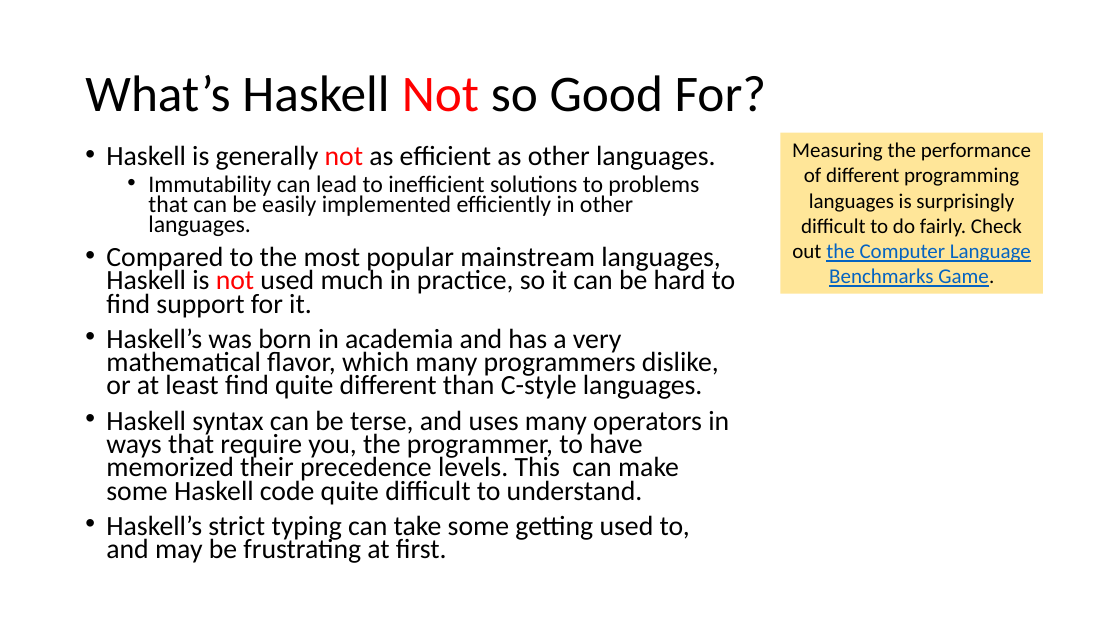
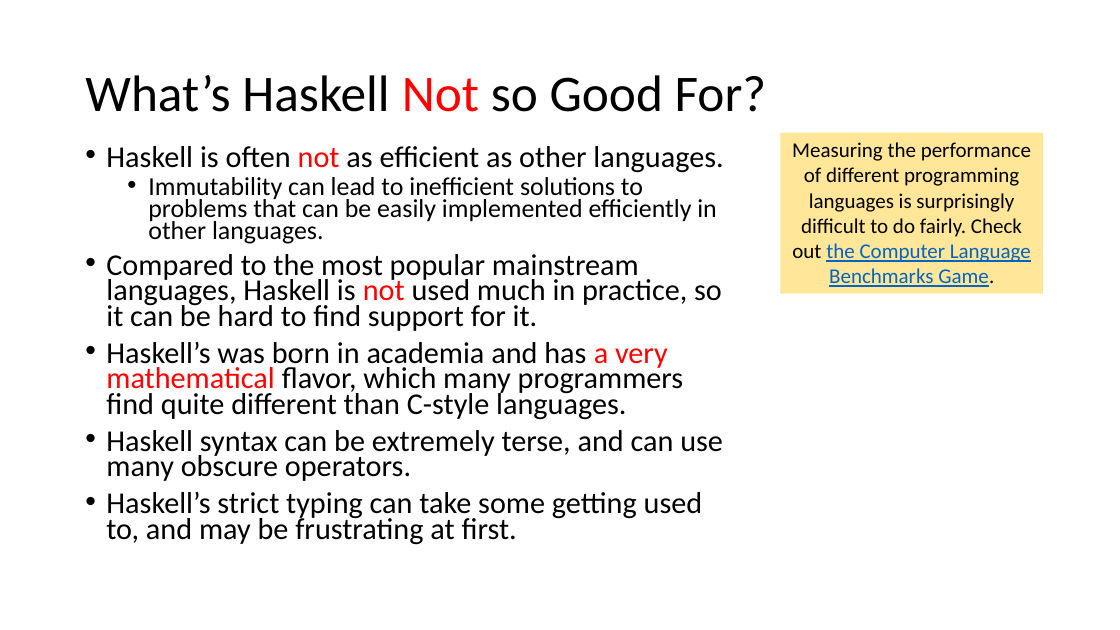
Before and after one commit to tjd1234/cmpt383summer2022, a slide deck: slide 16 of docs/languages/haskell/haskell1990.pptx (slide 15 before the commit). Drawn at 1120x630 pixels with LibreOffice and Linux fonts; fonts in the diff are those of the drawing. Boxes give left, top, right and bottom in pixels: in the first picture for what was removed or moved away, otherwise in the second. Text is boxed around its words. In the diff, an @@ line names an element or a change of style, - is before the commit and + after.

```diff
--- a/docs/languages/haskell/haskell1990.pptx
+++ b/docs/languages/haskell/haskell1990.pptx
@@ text at (x1=106, y1=146, x2=723, y2=173): text changed; size 23.8 to 25.9 pt @@
-• Haskell is generally not as efficient as other languages.
+• Haskell is often not as efficient as other languages.
@@ text at (x1=106, y1=177, x2=722, y2=545): size 20.4 to 22.2 pt in "Immutability can lead to inefficient solutions to ..."; size 23.8 to 25.9 pt in "Compared to the most popular mainstream languages, ...", "Haskell’s strict typing can take some getting ..." @@
@@ text at (x1=106, y1=342, x2=723, y2=481): text changed; size 23.8 to 25.9 pt @@
-• Haskell’s was born in academia and has a very mathematical flavor, which many programmers dislike, or at least find quite different than C-style languages.
-• Haskell syntax can be terse, and uses many operators in ways that require you, the programmer, to have memorized their precedence levels. This can make some Haskell code quite difficult to understand.
+• Haskell’s was born in academia and has a very mathematical flavor, which many programmers find quite different than C-style languages.
+• Haskell syntax can be extremely terse, and can use many obscure operators.
```
Also in this commit, not shown: 9 other slides changed, 1 slide added, 1 slide removed, 4 other files.
